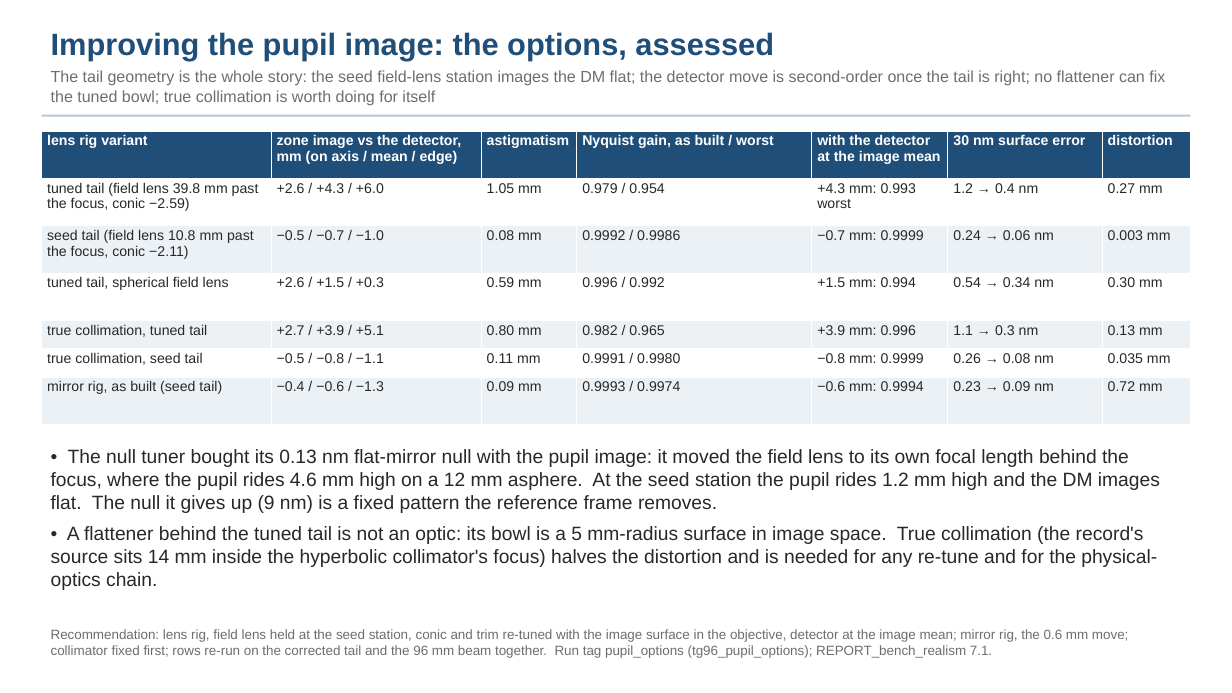
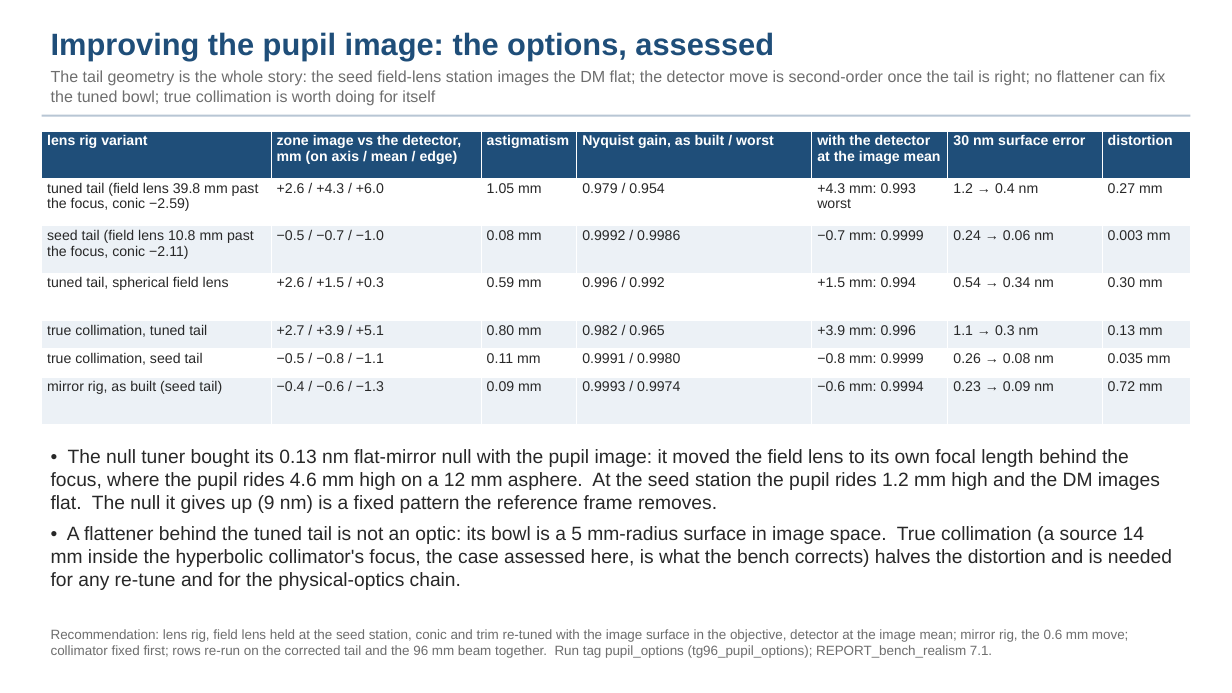
Before and after one commit to nasa-jpl/macos, a slide deck: slide 44 of demo_session/deck_gauges.pptx (slide 17 before the commit). Drawn at 1232x693 pixels with LibreOffice and Linux fonts; fonts in the diff are those of the drawing. Boxes give left, top, right and bottom in pixels: in the first picture for what was removed or moved away, otherwise in the second. Text is boxed around its words. In the diff, an @@ line names an element or a change of style, - is before the commit and + after.

```diff
--- a/demo_session/deck_gauges.pptx
+++ b/demo_session/deck_gauges.pptx
@@ text at <box>51,526,1172,590</box>: text changed @@
-• A flattener behind the tuned tail is not an optic: its bowl is a 5 mm-radius surface in image space. True collimation (the record's source sits 14 mm inside the hyperbolic collimator's focus) halves the distortion and is needed for any re-tune and for the physical-optics chain.
+• A flattener behind the tuned tail is not an optic: its bowl is a 5 mm-radius surface in image space. True collimation (a source 14 mm inside the hyperbolic collimator's focus, the case assessed here, is what the bench corrects) halves the distortion and is needed for any re-tune and for the physical-optics chain.
```
Also in this commit, not shown: 33 other slides changed, 1 slide added, 5 slides removed, 2 other files.
